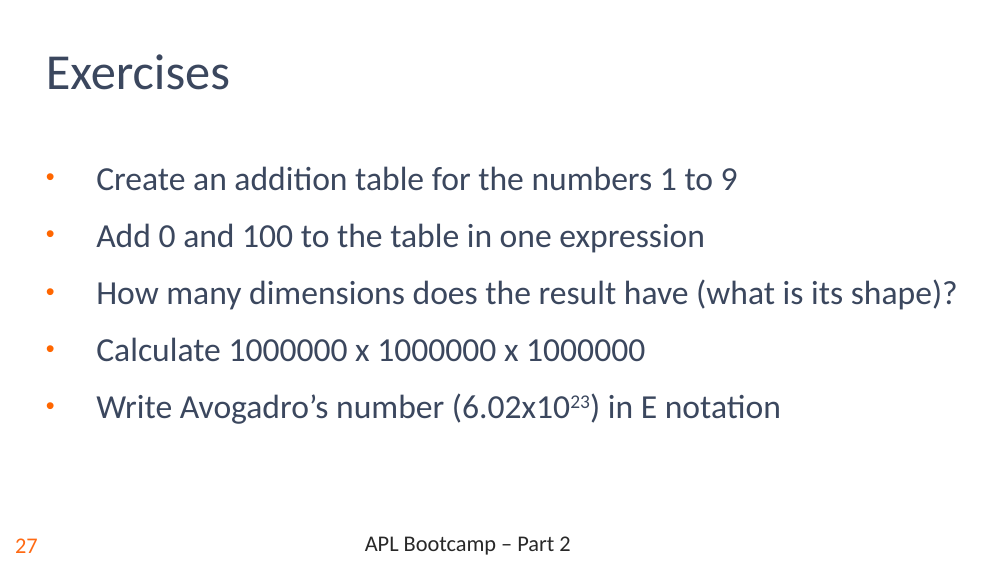
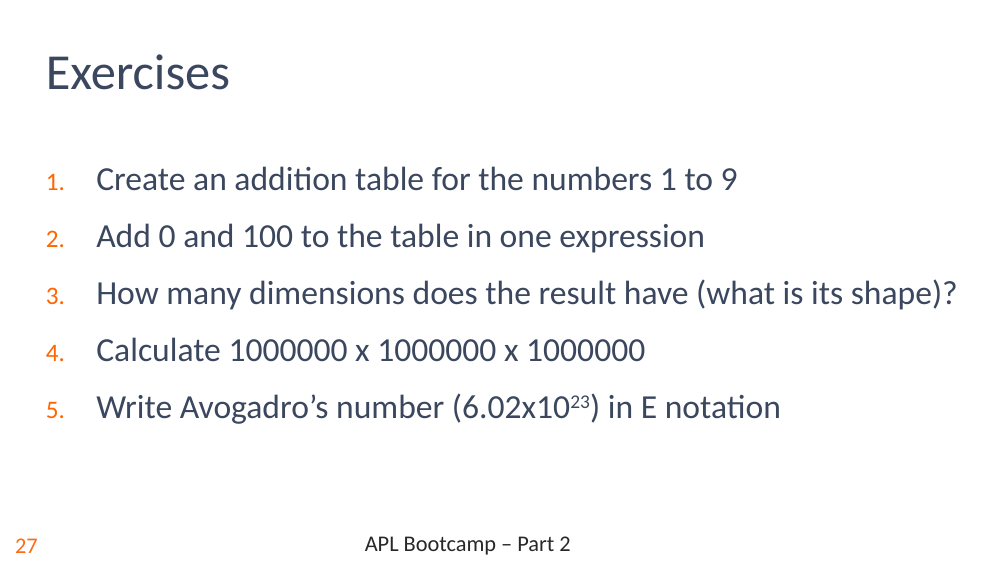
Before and after one commit to rikedyp/APLBootcamp, a slide deck: slide 28 of slides/APL_Bootcamp-part-2.pptx. Drawn at 1008x567 pixels with LibreOffice and Linux fonts; fonts in the diff are those of the drawing; background and template pictures are left out. Boxes give left, top, right and bottom in pixels: in the first picture for what was removed or moved away, otherwise in the second. Text is boxed around its words. In the diff, an @@ line names an element or a change of style, - is before the commit and + after.

```diff
--- a/slides/APL_Bootcamp-part-2.pptx
+++ b/slides/APL_Bootcamp-part-2.pptx
@@ text "Create an addition table for ..." at [96, 166, 958, 424]: bullet • to 1. @@
```
Also in this commit, not shown: 1 other slide changed, 5 other files.
